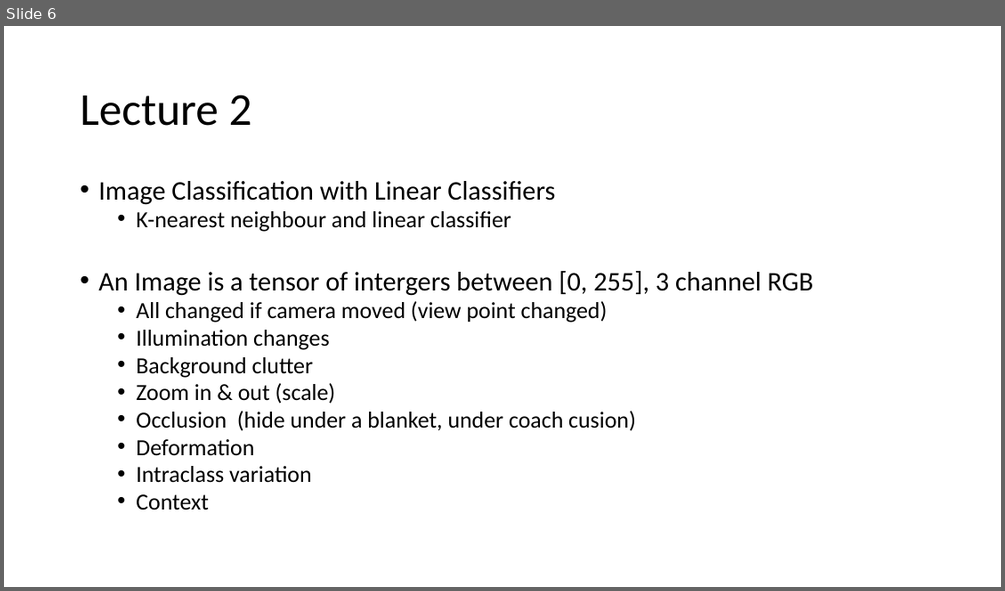
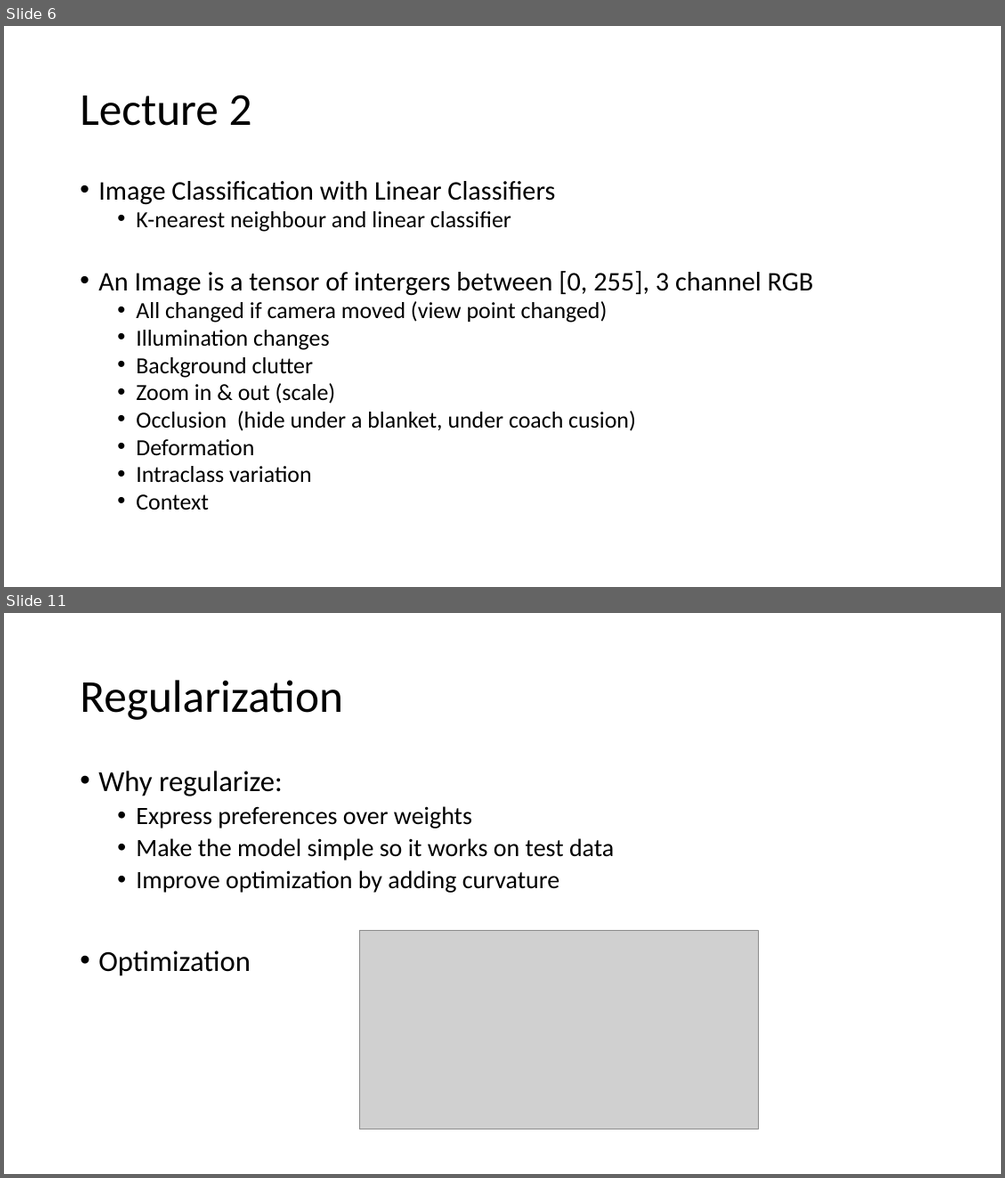
Before and after one commit to marvinxu99/AI_Computer_Vision, a slide deck: Docs/__mx_Standford_CS231N - Computer Vision.pptx. Shown one above the other, each under a label of ours: slide 6 before the commit, slides 6 and 11 after it; the slides between them are not shown. The pictures are 1005x591 and 1005x1178 pixels, drawn with LibreOffice and Linux fonts; fonts in the diff are those of the drawing; grey boxes stand for pictures. Boxes give left, top, right and bottom in pixels: in the first picture for what was removed or moved away, otherwise in the second. Text is boxed around its words. In the diff, an @@ line names an element or a change of style, - is before the commit and + after.

```diff
--- a/Docs/__mx_Standford_CS231N - Computer Vision.pptx
+++ b/Docs/__mx_Standford_CS231N - Computer Vision.pptx
@@ slide 11 added at box(4, 613, 1001, 1174), background #FFFFFF @@
@@ title added at box(80, 680, 343, 720), 44 pt, text #000000 @@
+Regularization
@@ text added at box(98, 771, 614, 976), 24 pt, text #000000 @@
+• Why regularize:
+  • Express preferences over weights
+  • Make the model simple so it works on test data
+  • Improve optimization by adding curvature
+• Optimization
@@ picture added at box(359, 930, 758, 1130) @@
```
Also in this commit, not shown: 5 other slides added, 4 other files.
